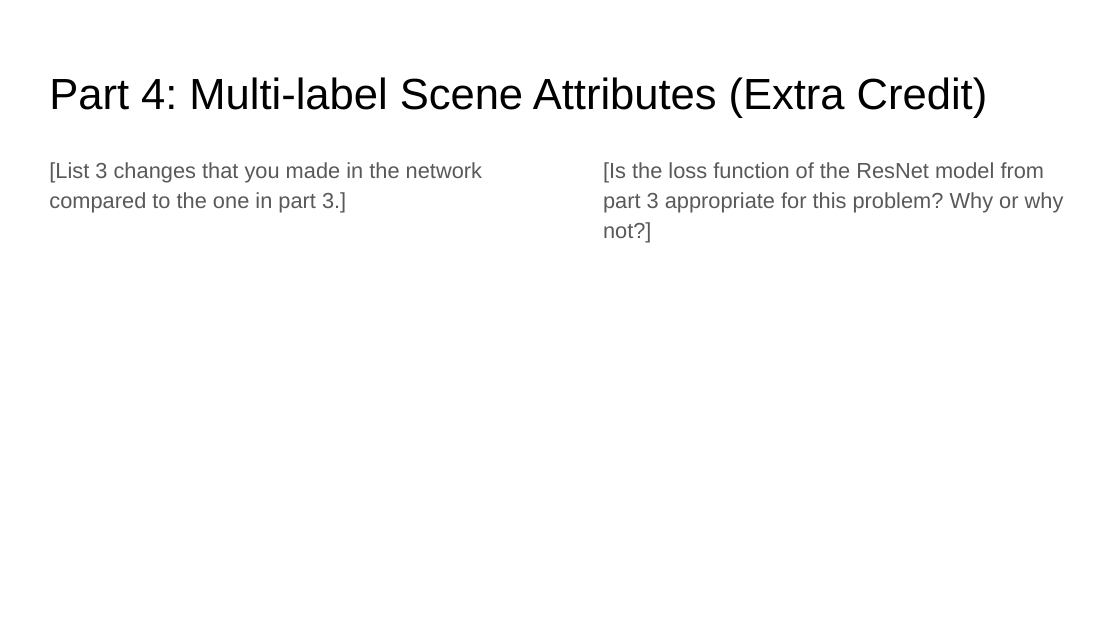
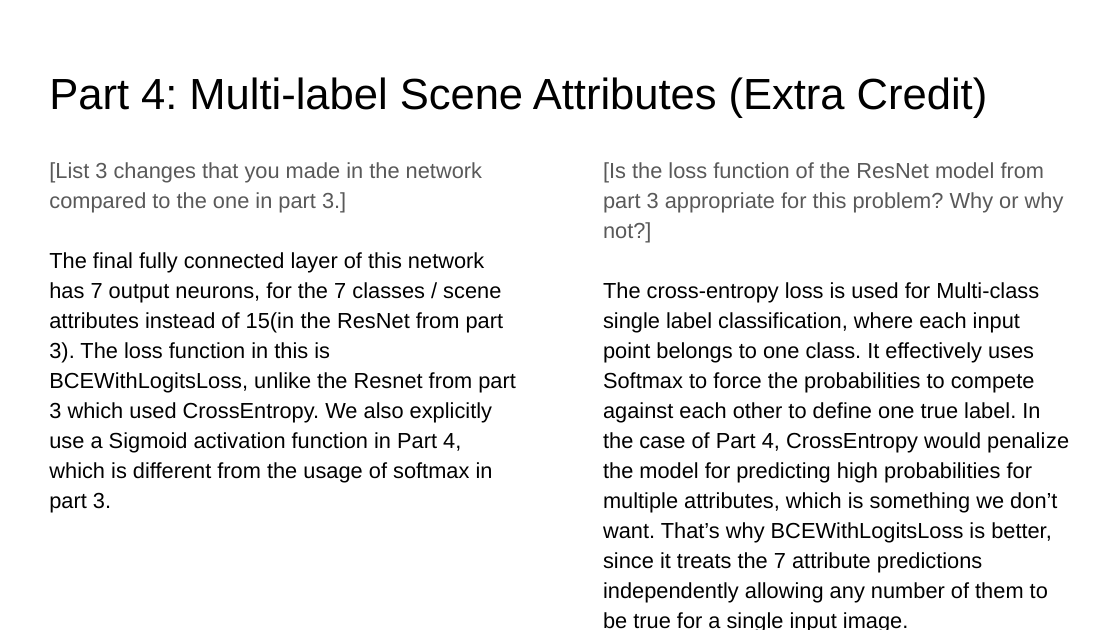
Before and after one commit to aashutoshav/Computer-Vision-Project-3, a slide deck: slide 13 of docs/proj3_report.pptx. Drawn at 1120x630 pixels with LibreOffice and Linux fonts; fonts in the diff are those of the drawing. Boxes give left, top, right and bottom in pixels: in the first picture for what was removed or moved away, otherwise in the second. Text is boxed around its words. In the diff, an @@ line names an element or a change of style, - is before the commit and + after.

```diff
--- a/docs/proj3_report.pptx
+++ b/docs/proj3_report.pptx
@@ text at <box>49,252,516,513</box>: paragraph added @@
+The final fully connected layer of this network has 7 output neurons, for the 7 classes / scene attributes instead of 15(in the ResNet from part 3). The loss function in this is BCEWithLogitsLoss, unlike the Resnet from part 3 which used CrossEntropy. We also explicitly use a Sigmoid activation function in Part 4, which is different from the usage of softmax in part 3.
@@ text at <box>603,282,1069,630</box>: paragraph added @@
+The cross-entropy loss is used for Multi-class single label classification, where each input point belongs to one class. It effectively uses Softmax to force the probabilities to compete against each other to define one true label. In the case of Part 4, CrossEntropy would penalize the model for predicting high probabilities for multiple attributes, which is something we don’t want. That’s why BCEWithLogitsLoss is better, since it treats the 7 attribute predictions independently allowing any number of them to be true for a single input image.
```
Also in this commit, not shown: 11 other slides changed, 2 slides added, 2 slides removed, 2 other files.
